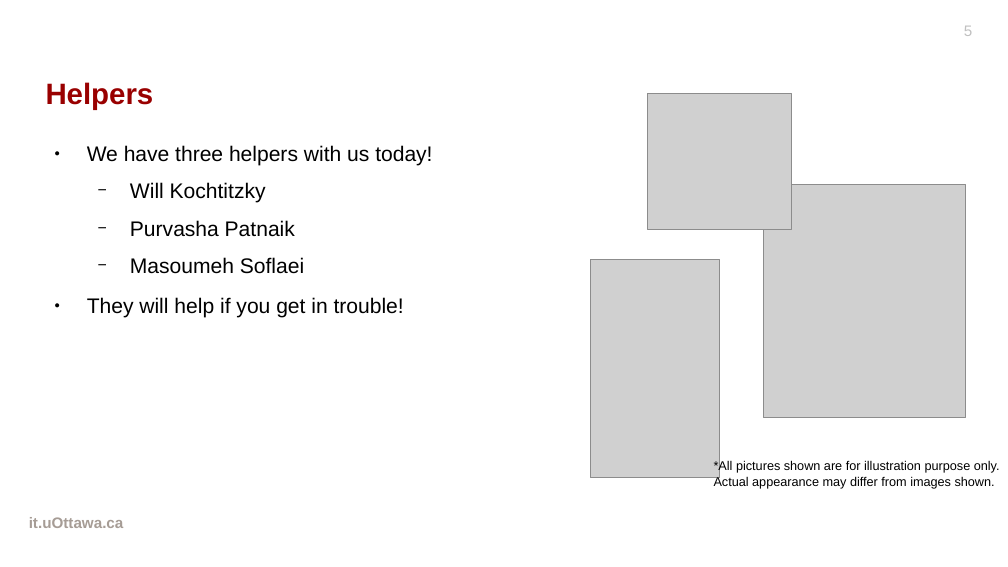
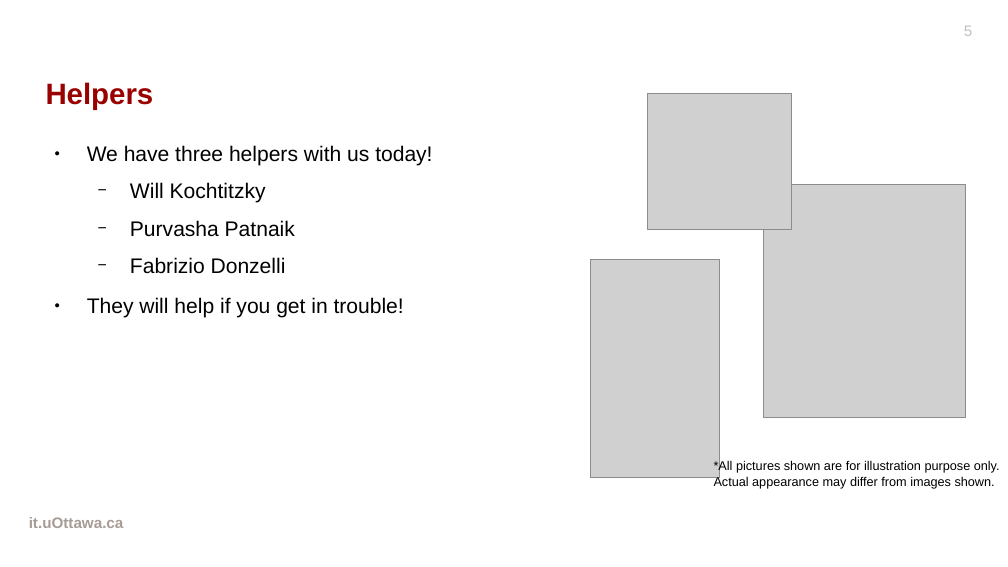
Before and after one commit to drjarno/python-workshop-2020-may, a slide deck: slide 5 of Slides.odp. Drawn at 1008x567 pixels with LibreOffice and Linux fonts; fonts in the diff are those of the drawing; grey boxes stand for pictures; background and template pictures are left out. Boxes give left, top, right and bottom in pixels: in the first picture for what was removed or moved away, otherwise in the second. Text is boxed around its words. In the diff, an @@ line names an element or a change of style, - is before the commit and + after.

```diff
--- a/Slides.odp
+++ b/Slides.odp
@@ text at <box>130,257,286,274</box>: text changed @@
-  − Masoumeh Soflaei
+  − Fabrizio Donzelli
```
Also in this commit, not shown: 2 other slides changed.
